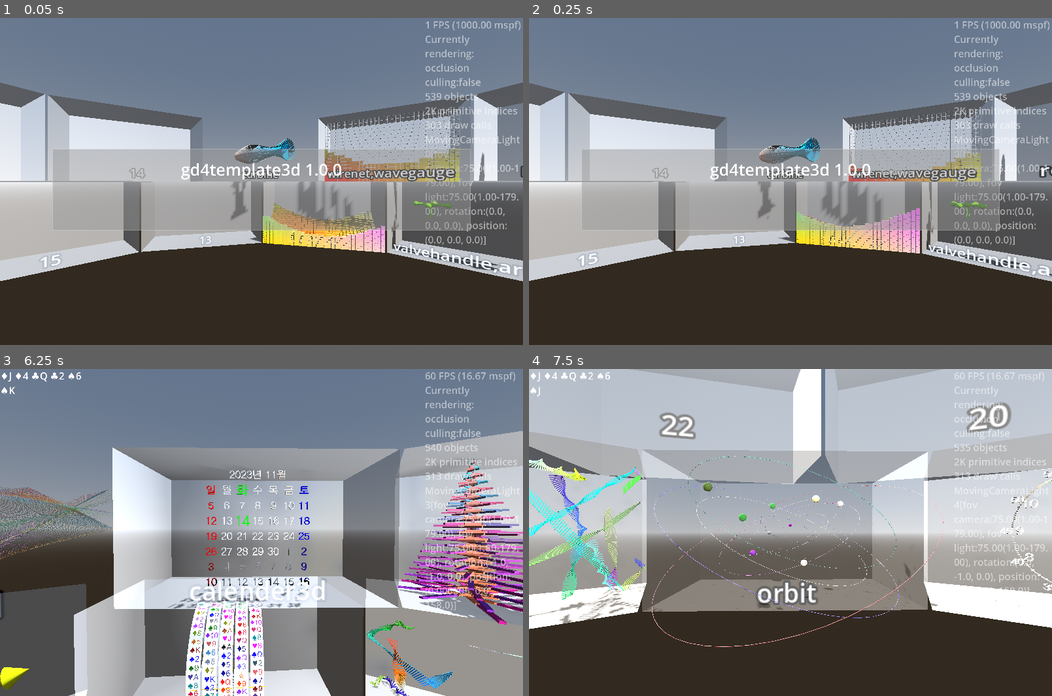
Above: before the commit, frames 1-4 (two rows, left to right).
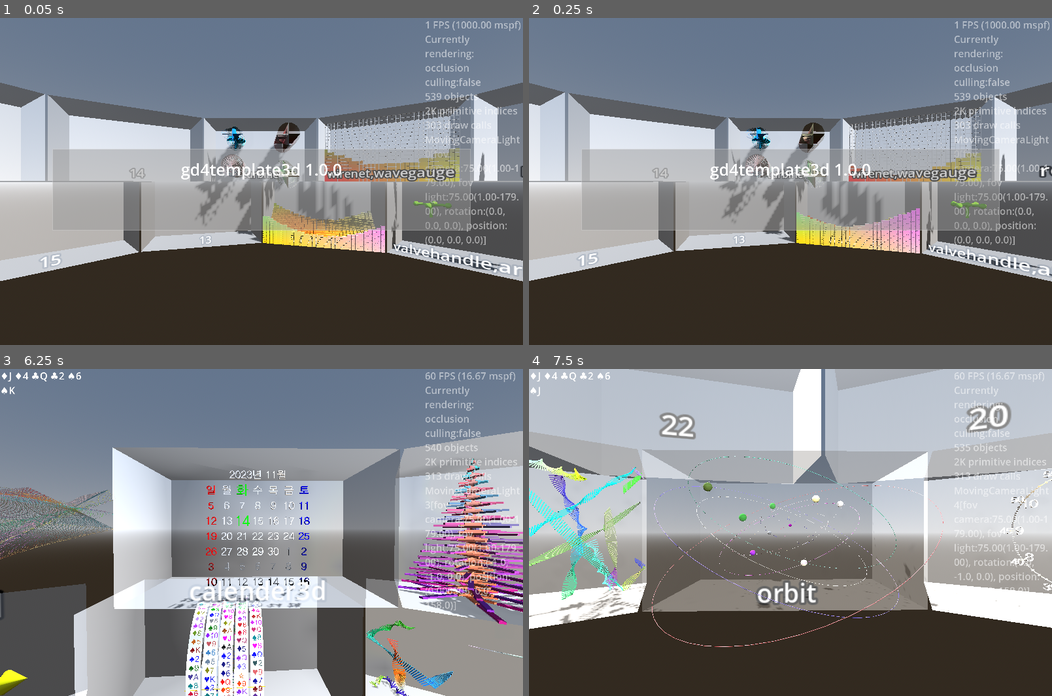
Above: after the commit, the same moments.

Repository: kasworld/gd4template3d
Game: Godot game, scene res://main.tscn
Same seed, same stepped clock (60 frames per second), same inputs: the game is played once before the commit and once after it.
Inputs (mouse positions are in pixels of both pictures, inside the frame that each line leads up to):
- Up to frame 1 (0.05 s): no input
- Up to frame 2 (0.25 s): no input
- Up to frame 3 (6.25 s): tap Enter at 0.5, 2.1, 4.35 s; move the mouse to (376, 516) at 0.52 s; hold Right 0.53-1.28 s; tap Q at 0.6, 2.85, 5.1 s; click (376, 516) at 0.67 s; move the mouse to (156, 548) at 1.27 s; hold Down 1.28-2.03 s; tap E at 1.35, 3.6, 5.85 s; move the mouse to (313, 460) at 2.02 s; hold Right 2.03-2.78 s; move the mouse to (235, 597) at 2.77 s; hold Up 2.78-3.53 s; click (235, 597) at 2.92 s; move the mouse to (418, 581) at 3.52 s; hold Left 3.53-5.03 s; move the mouse to (104, 483) at 4.27 s; move the mouse to (287, 532) at 5.02 s; hold Down 5.03-5.78 s; click (287, 532) at 5.17 s; move the mouse to (183, 450) at 5.77 s; hold Right from 5.78 s (still down)
- Up to frame 4 (7.5 s): move the mouse to (905, 516) at 6.52 s; release Right at 6.53 s; hold Up 6.53-7.28 s; tap Enter at 6.6 s; move the mouse to (685, 548) at 7.27 s; hold Right from 7.28 s (still down); tap Q at 7.35 s; click (685, 548) at 7.42 s

The runs differ from the first frame. In frame 1, 3.7% of the frame differs, in the area x 37-96%, y 30-76%; in frame 2, 3.9%, in the area x 36-98%, y 30-77%; in frame 3, 0.2%; in frame 4, nothing differs.

Commit message:
update Turbine

Diff:
--- a/main.gd
+++ b/main.gd
@@ -108,26 +108,57 @@
 		gc.set_label_text("%d" % i).show_label(true)
 		glass_cabinet_list.append(gc)
 
-var turbine :Turbine
+
+var turbine_list :Array
 func turbine_demo(glasscabinet :GlassCabinet, labeltext :String = "") -> void:
 	if labeltext != "":
 		glasscabinet.set_label_text(labeltext)
-	turbine = preload("res://turbine/turbine.tscn").instantiate(
-		).init_basic(WorldSize.x*0.7, WorldSize.z*0.2, 1, 4).set_color_all(random_color(),random_color(),
-		).set_transform_all(scale_cos)
-	turbine.rotation.y = PI/4
-	glasscabinet.add_child(turbine)
-	glasscabinet.show_wall_box(false)
-func scale_cos(rate :float) -> float:
-	return (cos(rate*PI*2)+2) * (rate/4+0.25)
+	for pos in [ Vector3(WorldSize.x/4, WorldSize.y/4,0), Vector3(-WorldSize.x/4, WorldSize.y/4,0),
+				 Vector3(WorldSize.x/4,-WorldSize.y/4,0), Vector3(-WorldSize.x/4,-WorldSize.y/4,0),]:
+		var tb = preload("res://turbine/turbine.tscn").instantiate(
+			).init_sample(WorldSize.x *0.5,WorldSize.z *0.2, 1, 4, random_color(),random_color())
+		turbine_list.append(tb)
+		tb.position = pos
+		#tb.rotation.y = PI/4
+		glasscabinet.add_child(tb)
+	for i in 4:
+		turbine_color_list.append(random_color())
 func scale_lambda(period :float) -> Callable:
 	return func(rate):
-		return (cos(rate*PI*2 + period)+2) * (rate/4+0.25)
-func turbine_rotate() -> void:
+		var x = (cos(rate*PI*2 + period)+2) * (rate/4+0.25)
+		var y = (sin(rate*PI*2 + period)+2) * (rate/4+0.25)
+		return Vector3(x,y,1)
+func shift_lambda(rad :float) -> Callable:
+	return func(rate):
+		return Vector3(cos(rad), sin(rad), 0) * rate * WorldSize.x/10
+func rotate_lambda(rad :float) -> Callable:
+	return func(rate):
+		return PI*rate*rad
+
+var turbine_color_list :Array
+var turbine_color_rate :float
+func turbine_animate() -> void:
+	if turbine_color_rate >= 1:
+		turbine_color_rate = 0
+		turbine_color_list[0] = turbine_color_list[1]
+		turbine_color_list[1] = random_color()
+		turbine_color_list[2] = turbine_color_list[3]
+		turbine_color_list[3] = random_color()
+	else:
+		turbine_color_rate += 1.0/60.0
 	var t := Time.get_unix_time_from_system()
 	var rad := fposmod(t , PI*2)
-	turbine.rotation.z = rad
-	turbine.set_transform_all(scale_lambda(rad))
+	turbine_list[0].set_color_all(
+		lerp(turbine_color_list[0], turbine_color_list[1],turbine_color_rate),
+		lerp(turbine_color_list[2], turbine_color_list[3],turbine_color_rate),
+	)
+	turbine_list[1].set_transform_all(scale_lambda(rad), Turbine.shift_zero, Turbine.rotate_zero)
+	turbine_list[2].set_transform_all(Turbine.scale_1, shift_lambda(rad), Turbine.rotate_zero)
+	turbine_list[3].set_transform_all(Turbine.scale_1, Turbine.shift_zero, rotate_lambda(rad))
+func random_color() -> Color:
+	return NamedColorList.color_list.pick_random()[0]
+
+
 
 
 var colorlist_dark :Array = NamedColorList.filter_to_colorlist(NamedColorList.make_dark_color_list())
@@ -370,8 +401,6 @@
 	t.init_bartree_with_color(random_color(), random_color(), bar_count)
 	t.init_bartree_transform(tree_size, shift)
 	bartree_list.append(t)
-func random_color()->Color:
-	return NamedColorList.color_list.pick_random()[0]
 
 
 func _process(delta: float) -> void:
@@ -387,7 +416,7 @@
 		os.animate_rotate(now, delta)
 	for mt in meshtrail_list:
 		mt.move_trail(delta, bounce_fn, trailmesh_radius, 4*PI,)
-	turbine_rotate()
+	turbine_animate()
 	$GlassCabinetContainer1.rotate_y(delta/10)
 	$GlassCabinetContainer2.rotate_y(-delta/10)
 
--- a/turbine/turbine.gd
+++ b/turbine/turbine.gd
@@ -1,12 +1,25 @@
 extends Node3D
 class_name Turbine
 
-static func scale_cos(rate :float) -> float:
-	return (cos(rate*PI*2)+3)/4
+static func scale_1(_rate :float) -> Vector3:
+	return Vector3(1,1,1)
+
+static func shift_zero(_rate :float) -> Vector3:
+	return Vector3.ZERO
+
+static func rotate_zero(_rate :float) -> float:
+	return 0
+
+static func scale_cos(rate :float) -> Vector3:
+	var s := (cos(rate*PI*2)+3)/4
+	return Vector3(s,s,1)
+
+static func rotate_PI(rate :float) -> float:
+	return PI*rate
 
 func init_sample(count :int, radius :float, ring_width :float, arm_count :int, co1 :Color, co2 :Color) -> Turbine:
 	init_basic(count, radius, ring_width, arm_count)
-	set_transform_all(scale_cos)
+	set_transform_all(scale_1,shift_zero,rotate_zero)
 	set_color_all(co1,co2)
 	return self
 
@@ -29,7 +42,7 @@
 	rings.init_with_alpha(ring_mesh, count, 0.9, false)
 
 
-func set_transform_all(scale_fn:Callable) -> Turbine:
+func set_transform_all(scale_fn :Callable, shift_fn :Callable, rotate_fn :Callable) -> Turbine:
 	var count :int = $RingsOut.multimesh.visible_instance_count
 	var arm_count :int = $Blades.multimesh.visible_instance_count / count
 	var mesh_size :Vector3 = $Blades.multimesh.mesh.size
@@ -39,22 +52,27 @@
 	var start_pos_z := -count*ring_width/2
 	for i in count:
 		var rate := float(i)/float(count-1)
-		var scale_by_rate :float = scale_fn.call(rate)
-		var scaled_size := Vector3(scale_by_rate, scale_by_rate, 1)
+		#var scale_by_rate :float = scale_fn.call(rate)
+		#var scaled_size := Vector3(scale_by_rate, scale_by_rate, 1)
+		var scaled_size :Vector3 = scale_fn.call(rate)
 		var ring_pos := Vector3(0,0, start_pos_z + i*ring_width)
 
-		var t = Transform3D(Basis(), ring_pos)
+		var t = Transform3D(Basis(), ring_pos + shift_fn.call(rate))
 		t = t.scaled_local(scaled_size)
 		t = t.rotated_local(Vector3.RIGHT, PI/2)
 		$RingsOut.multimesh.set_instance_transform(i, t)
 		$RingsIn.multimesh.set_instance_transform(i, t)
 
 		var base_int := i*arm_count
-		var blade_rotation_radian := rate * PI
-		var blade_center_radius := ring_radius * scale_by_rate/2
+		#var blade_center_radius := ring_radius * scale_by_rate/2
 		for j in arm_count:
-			var rad := arm_to_arm_radian_in_ring *j + blade_rotation_radian
-			t = Transform3D(Basis(), Vector3(cos(rad) *blade_center_radius,sin(rad) *blade_center_radius, ring_pos.z))
+			var rad :float = arm_to_arm_radian_in_ring *j + rotate_fn.call(rate)
+			t = Transform3D(Basis(),
+				Vector3(
+					cos(rad)*ring_radius * scaled_size.x/2,
+					sin(rad)*ring_radius * scaled_size.y/2,
+					ring_pos.z
+					) + shift_fn.call(rate) )
 			t = t.scaled_local(scaled_size)
 			t = t.rotated_local(Vector3.BACK, rad)
 			t = t.rotated_local(Vector3.LEFT, PI/10)
